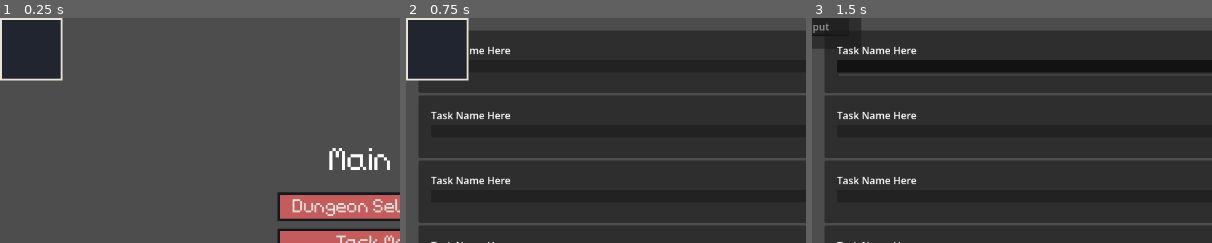
Above: before the commit, frames 1-3 (left to right).
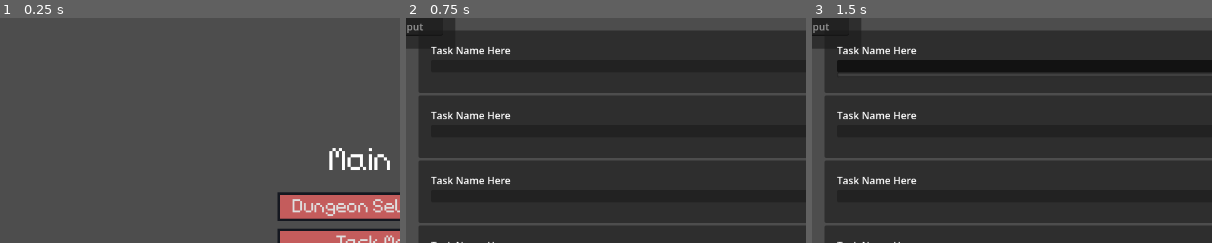
Above: after the commit, the same moments.

Repository: TheHumanMRP/RPG-Life-Tracker
Game: Godot game, scene res://Folders/Systems/Main/Scenes/main_scene.tscn
Same seed, same stepped clock (60 frames per second), same inputs: the game is played once before the commit and once after it. The engine's default icon, where the game draws it, is replaced by a stand-in: a white triangle on a blue panel in a dark square.
Inputs (mouse positions are % of the whole screen's width and height, from its top left):
- Up to frame 1 (0.25 s): no input
- Up to frame 2 (0.75 s): click "Task Manager" at 0.5 s
- Up to frame 3 (1.5 s): click (50, 11) at 1.27 s
The pictures show only the part of the screen within x 0-50%, y 0-50%; the shares and areas given below are measured in that part.

The runs differ from the first frame. In frame 1, 4.3% of the frame differs, in the area x 0-16%, y 0-28%; in frame 2, 1.4%; in frame 3, nothing differs.
Error before the commit: Invalid access to property or key 'text_submitted' on a base object of type 'Nil'. (res://Folders/Systems/Input/Scripts/text_input_box.gd:7)

Commit message:
Auto commit at 2026-10-07 18:31:09

Diff:
--- a/Folders/Systems/Input/Scenes/text_input_box.tscn
+++ b/Folders/Systems/Input/Scenes/text_input_box.tscn
@@ -2,7 +2,7 @@
 
 [ext_resource type="Script" uid="uid://byxkob84wcyo6" path="res://Folders/Systems/Input/Scripts/text_input_box.gd" id="1_n75gt"]
 
-[node name="Text_Input_Box" type="PanelContainer" unique_id=287076170]
+[node name="Text_Input_Box" type="PanelContainer" unique_id=287076170 node_paths=PackedStringArray("question_label", "user_input_line_edit")]
 anchors_preset = 8
 anchor_left = 0.5
 anchor_top = 0.5
@@ -15,6 +15,8 @@
 grow_horizontal = 2
 grow_vertical = 2
 script = ExtResource("1_n75gt")
+question_label = NodePath("MarginContainer/VBoxContainer/Question_label")
+user_input_line_edit = NodePath("MarginContainer/VBoxContainer/User_Input_Line_Edit")
 
 [node name="MarginContainer" type="MarginContainer" parent="." unique_id=1159187859]
 layout_mode = 2
--- a/Folders/Systems/Right_Click_Menu/Script/right_click_menu.gd
+++ b/Folders/Systems/Right_Click_Menu/Script/right_click_menu.gd
@@ -5,6 +5,7 @@
 	self.add_to_group("right_click_menu")
 
 func _ready() -> void:
+	self.hide()
 	SignalBus.popup_right_click_menu.connect(_on_popup_right_click_menu)
 	self.index_pressed.connect(_on_index_pressed)
 
